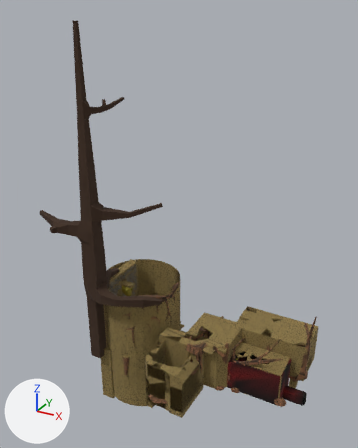
The glTF model assets/models/levels/Pool/temple.glb: old version first, new version second.
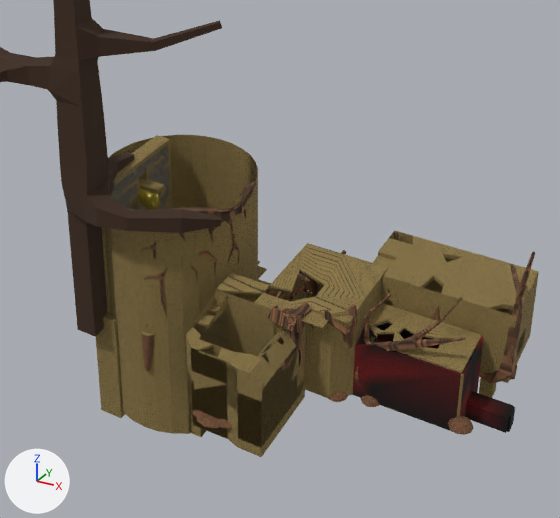
Each version is shown whole from a 50 mm camera at (72.0, -335.0, 309.0) aimed at (-115.0, 6.0, 139.0), then close up on the part from 15% to 92% of the width and 43% to 100% of the height. The lights are fixed; the arrows at lower left show +X, +Y and +Z. Where no turn or scale is listed for an object, it has been applied to the vertices.

The first close-up shows 'Vert.098', 'center cliff 3-col', 'center tree4-col', 'center walls-col', 'dirt pile-col.011', 'entry ceiling-col', 'entry tree 1-col', 'entry walls-col', 'maze anotherplat-col', 'maze tree-col', 'maze walls-col', 'spin tree2-col', 'spin walls-col'.
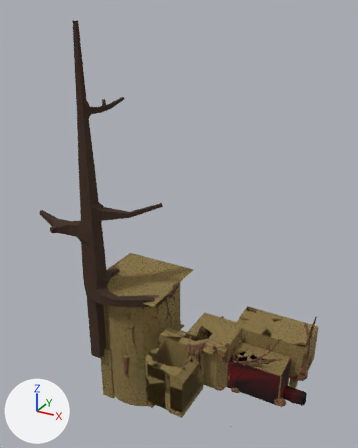
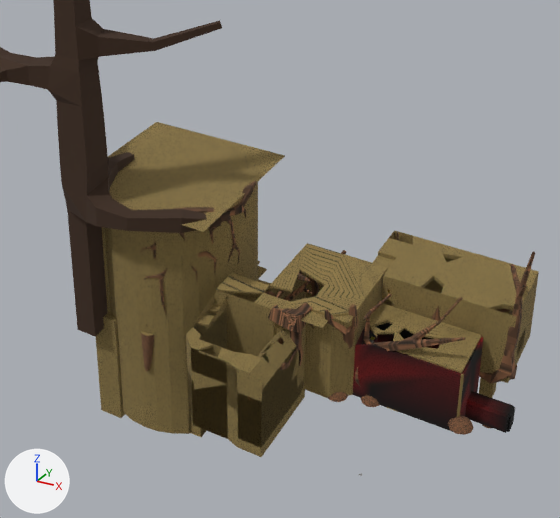
Where the newer file only moved an object's origin or applied its transform, the numbers keep the older frame.

Patch to the scene script:
```diff
--- a/assets/models/levels/Pool/temple.glb.py
+++ b/assets/models/levels/Pool/temple.glb.py
@@ me_cylinder_007 @@
+me_cylinder_007.from_pydata(...)  # 8 vertices, 6 faces; spans x -190.0..-117.0, y -35.0..39.0, z 78.0
+me_cylinder_007.materials.append(mat_temple_bricks)  # picture img_temple_walls
@@ ob_dirt_pile_col_011 @@
 ob_dirt_pile_col_011 = bpy.data.objects.new('dirt pile-col.011', me_icosphere)
-ob_dirt_pile_col_011.parent = ob_dirt_pile_013
+ob_dirt_pile_col_011.parent = ob_dirt_pile_007
 ob_dirt_pile_col_011.location = (0.0, 0.0, 0.0)
@@ ob_maze_ceiling_col @@
+ob_maze_ceiling_col = bpy.data.objects.new('maze ceiling-col', me_cylinder_007)
+ob_maze_ceiling_col.location = (0.0, 0.0, 0.0)
```

Changed parts and their boxes [x1, y1, x2, y2] in the close-ups (560 x 518 px):
'maze ceiling-col', added (brown): after [108, 122, 285, 232]
'dirt pile-col.011', moved (not visible afterwards): before [197, 414, 221, 428]
